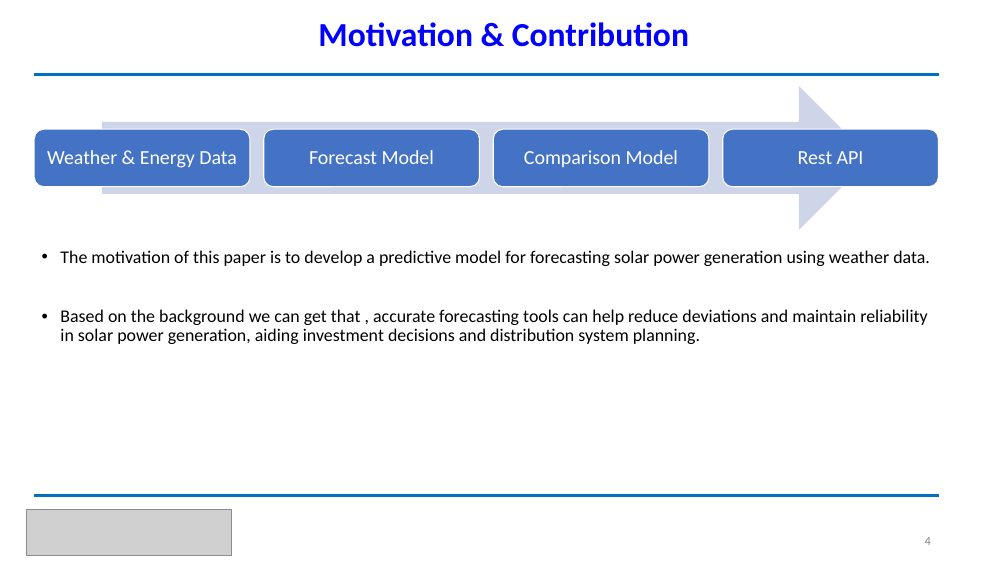
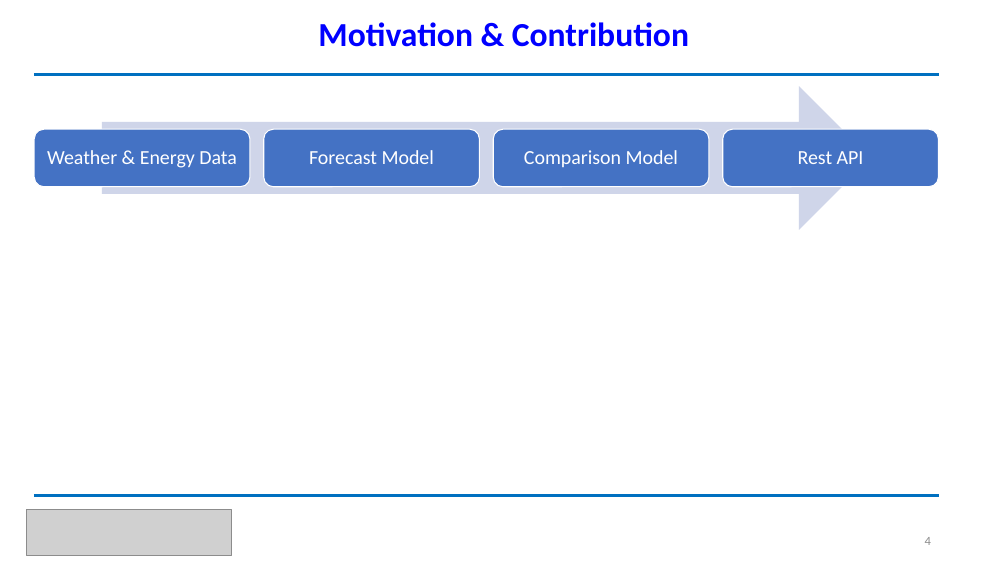
Before and after one commit to miftahfaridhh/pv-power-api, a slide deck: slide 4 of document/Muhammad Miftah Faridh.pptx. Drawn at 1008x567 pixels with LibreOffice and Linux fonts; fonts in the diff are those of the drawing; grey boxes stand for pictures. Boxes give left, top, right and bottom in pixels: in the first picture for what was removed or moved away, otherwise in the second. Text is boxed around its words. In the diff, an @@ line names an element or a change of style, - is before the commit and + after.

```diff
--- a/document/Muhammad Miftah Faridh.pptx
+++ b/document/Muhammad Miftah Faridh.pptx
@@ text removed at [60, 250, 930, 344] @@
-• The motivation of this paper is to develop a predictive model for forecasting solar power generation using weather data.
-• Based on the background we can get that , accurate forecasting tools can help reduce deviations and maintain reliability in solar power generation, aiding investment decisions and distribution system planning.
```
Also in this commit, not shown: 3 other slides changed, 13 other files.
